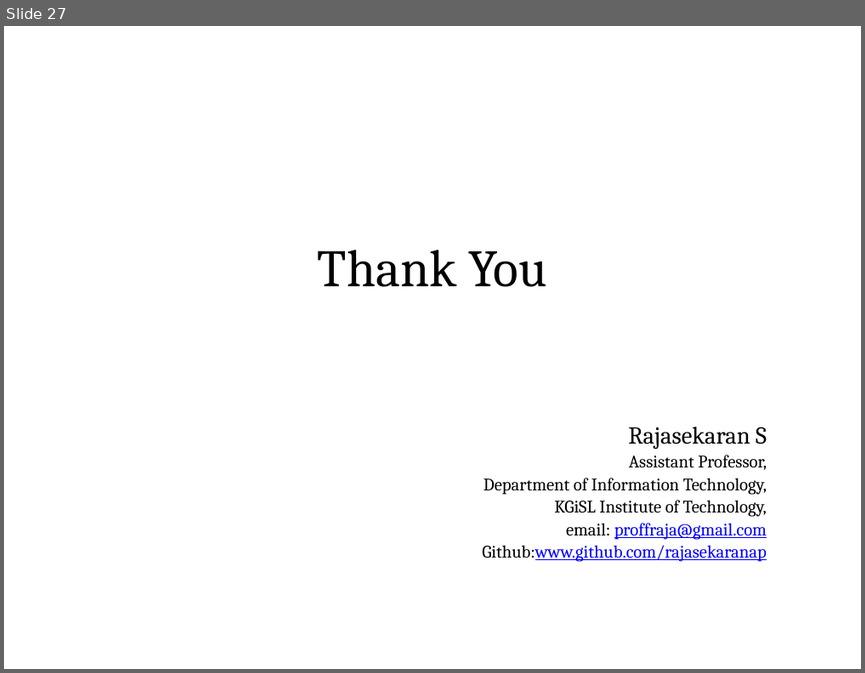
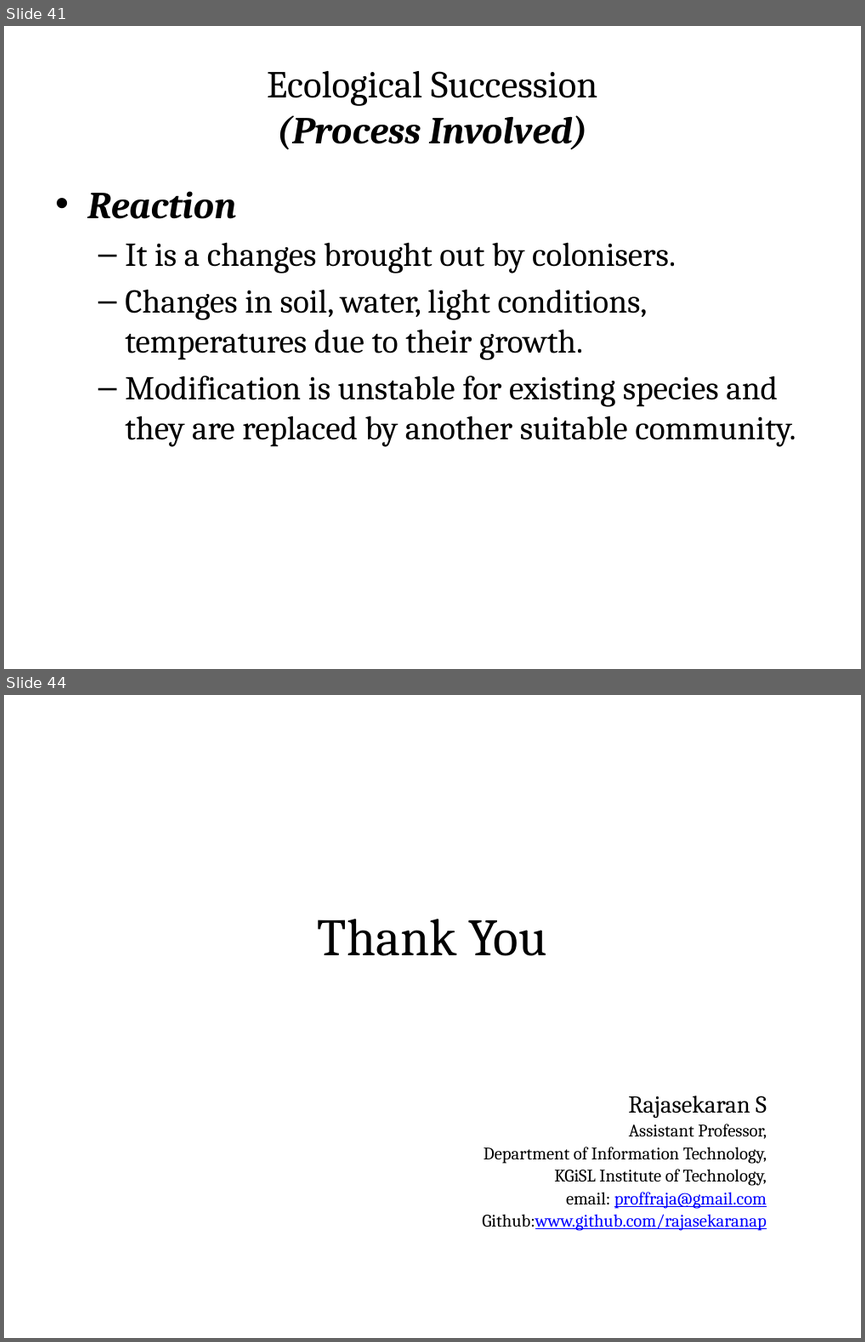
Before and after one commit to rajasekaran36/GE8291-Environmental-Science-and-Engineering, a slide deck: Slides/GE8291-U1.pptx. Shown one above the other, each under a label of ours: slide 27 before the commit, slides 41 and 44 after it; the slides between them are not shown. The pictures are 865x673 and 865x1342 pixels, drawn with LibreOffice and Linux fonts; fonts in the diff are those of the drawing. Boxes give left, top, right and bottom in pixels: in the first picture for what was removed or moved away, otherwise in the second. Text is boxed around its words. In the diff, an @@ line names an element or a change of style, - is before the commit and + after.

```diff
--- a/Slides/GE8291-U1.pptx
+++ b/Slides/GE8291-U1.pptx
@@ slide 41 added at <box>4,26,861,669</box>, background #FFFFFF @@
@@ title added at <box>46,52,818,159</box>, fill gradient #DAFDA7 to #E4FCC2 to #F5FFE7, outline #98B955 0.75 pt, 32 pt, text #000000 @@
+Ecological Succession
+(Process Involved)
@@ text added at <box>87,191,795,447</box>, 28 pt, text #000000 @@
+• Reaction
+  – It is a changes brought out by colonisers.
+  – Changes in soil, water, light conditions, temperatures due to their growth.
+  – Modification is unstable for existing species and they are replaced by another suitable community.
@@ what was slide 27 is now slide 44 @@
```
Also in this commit, not shown: 16 other slides added, 1 other file.
